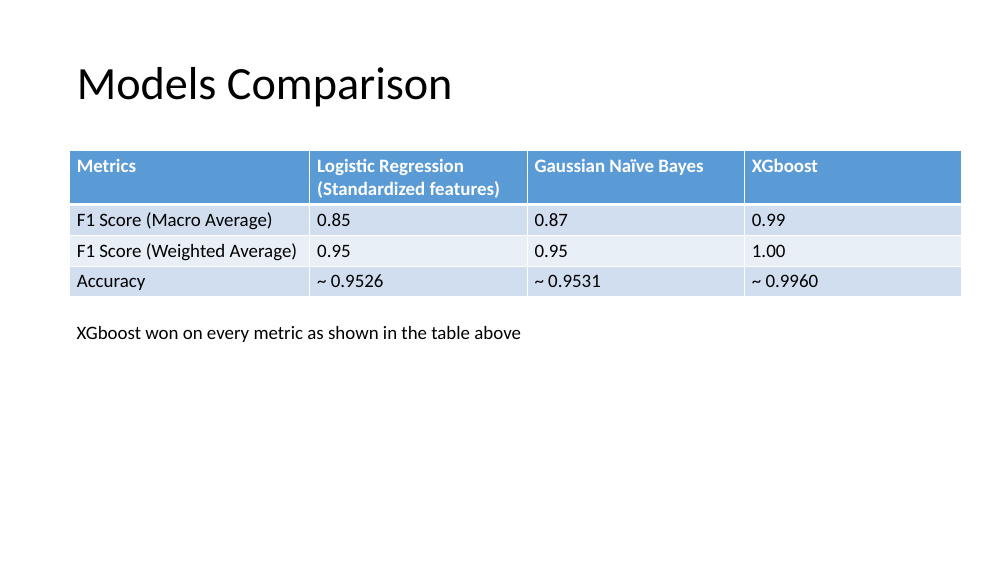
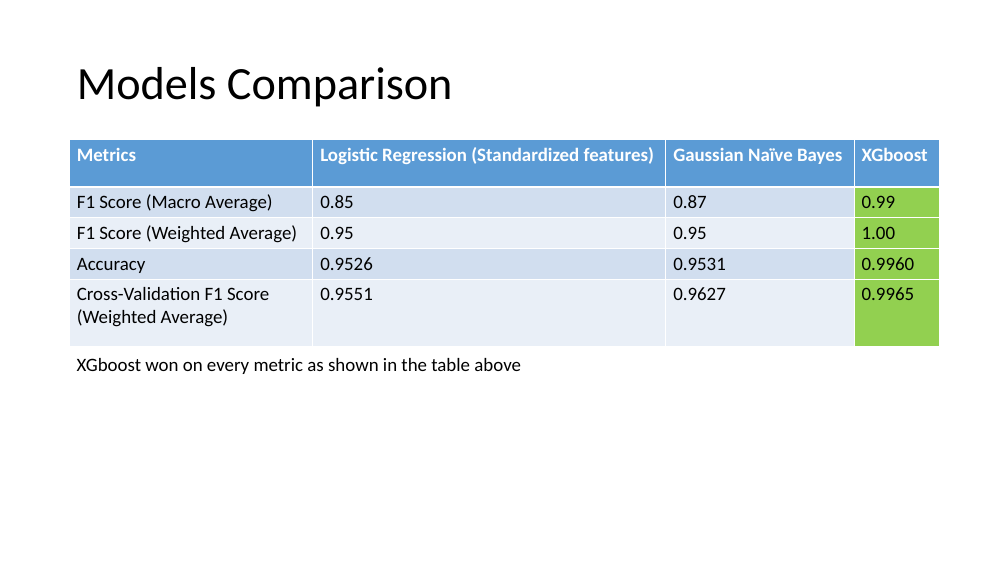
Before and after one commit to AzzamAlfurhud/BC-ML-Project, a slide deck: slide 8 of ROE Project Presentation.pptx. Drawn at 1008x567 pixels with LibreOffice and Linux fonts; fonts in the diff are those of the drawing. Boxes give left, top, right and bottom in pixels: in the first picture for what was removed or moved away, otherwise in the second. Text is boxed around its words. In the diff, an @@ line names an element or a change of style, - is before the commit and + after.

Commit message:
- Add cross validation

```diff
--- a/ROE Project Presentation.pptx
+++ b/ROE Project Presentation.pptx
@@ table at (x1=70, y1=140, x2=941, y2=346) @@
-row 4: Accuracy | ~ 0.9526 | ~ 0.9531 | ~ 0.9960
+row 4: Accuracy | 0.9526 | 0.9531 | 0.9960
+row 5: Cross-Validation F1 Score (Weighted Average) | 0.9551 | 0.9627 | 0.9965
@@ table resized from (x1=70, y1=151, x2=963, y2=296) to (x1=70, y1=140, x2=941, y2=346) @@
@@ text "XGboost won on every metric ..." moved from (x1=77, y1=326, x2=521, y2=342) to (x1=77, y1=358, x2=521, y2=374) @@
```
Also in this commit, not shown: 3 other slides changed, 6 other files.
